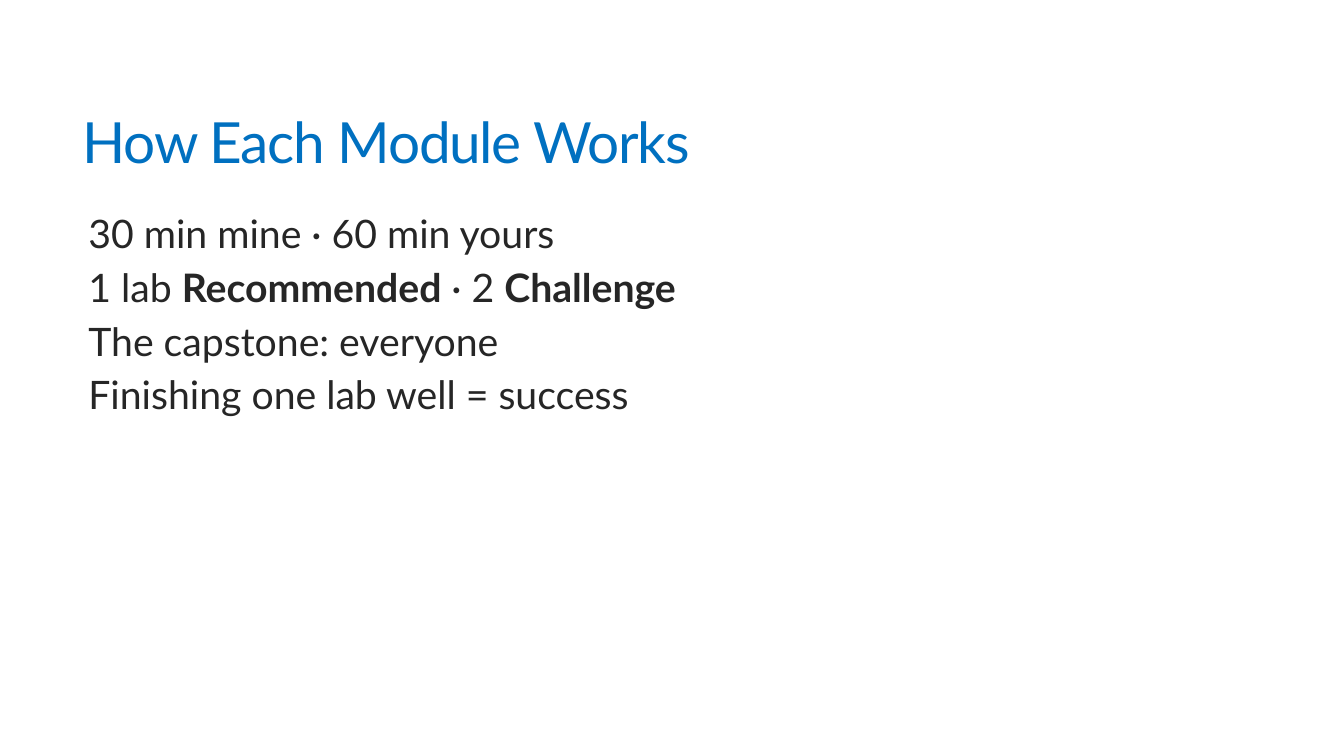
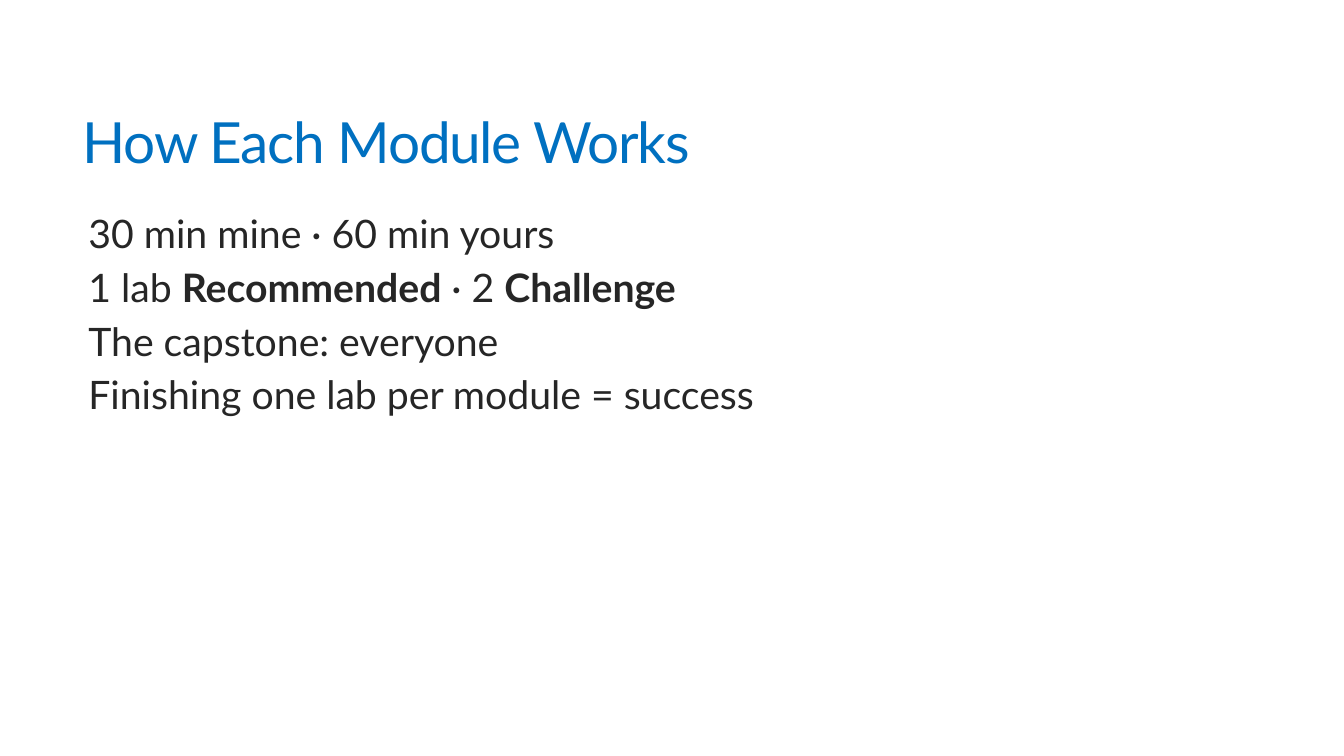
Before and after one commit to trailheadtechnology/10-ai-features-workshop, a slide deck: slide 37 of docs/slides/pptx/M0-opening.pptx (slide 40 before the commit). Drawn at 1344x756 pixels with LibreOffice and Linux fonts; fonts in the diff are those of the drawing. Boxes give left, top, right and bottom in pixels: in the first picture for what was removed or moved away, otherwise in the second. Text is boxed around its words. In the diff, an @@ line names an element or a change of style, - is before the commit and + after.

```diff
--- a/docs/slides/pptx/M0-opening.pptx
+++ b/docs/slides/pptx/M0-opening.pptx
@@ text at box(88, 380, 754, 416): text changed @@
-  Finishing one lab well = success
+  Finishing one lab per module = success
```
Also in this commit, not shown: 11 other slides changed, 2 slides added, 9 slides removed, 59 other files.
